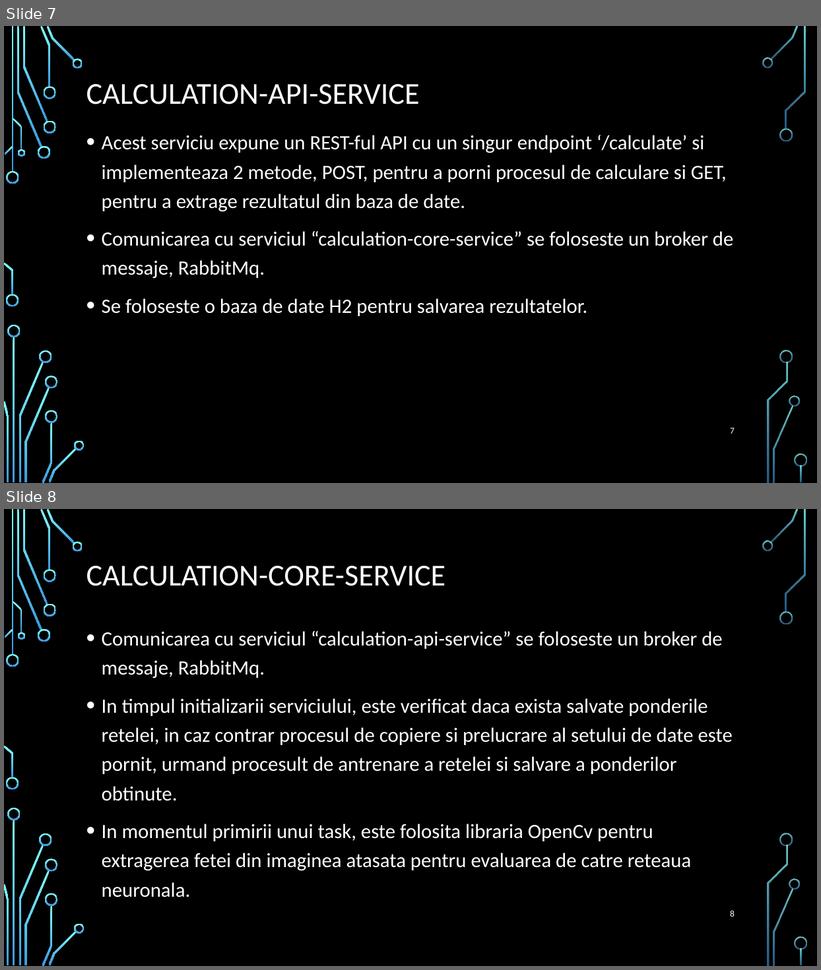
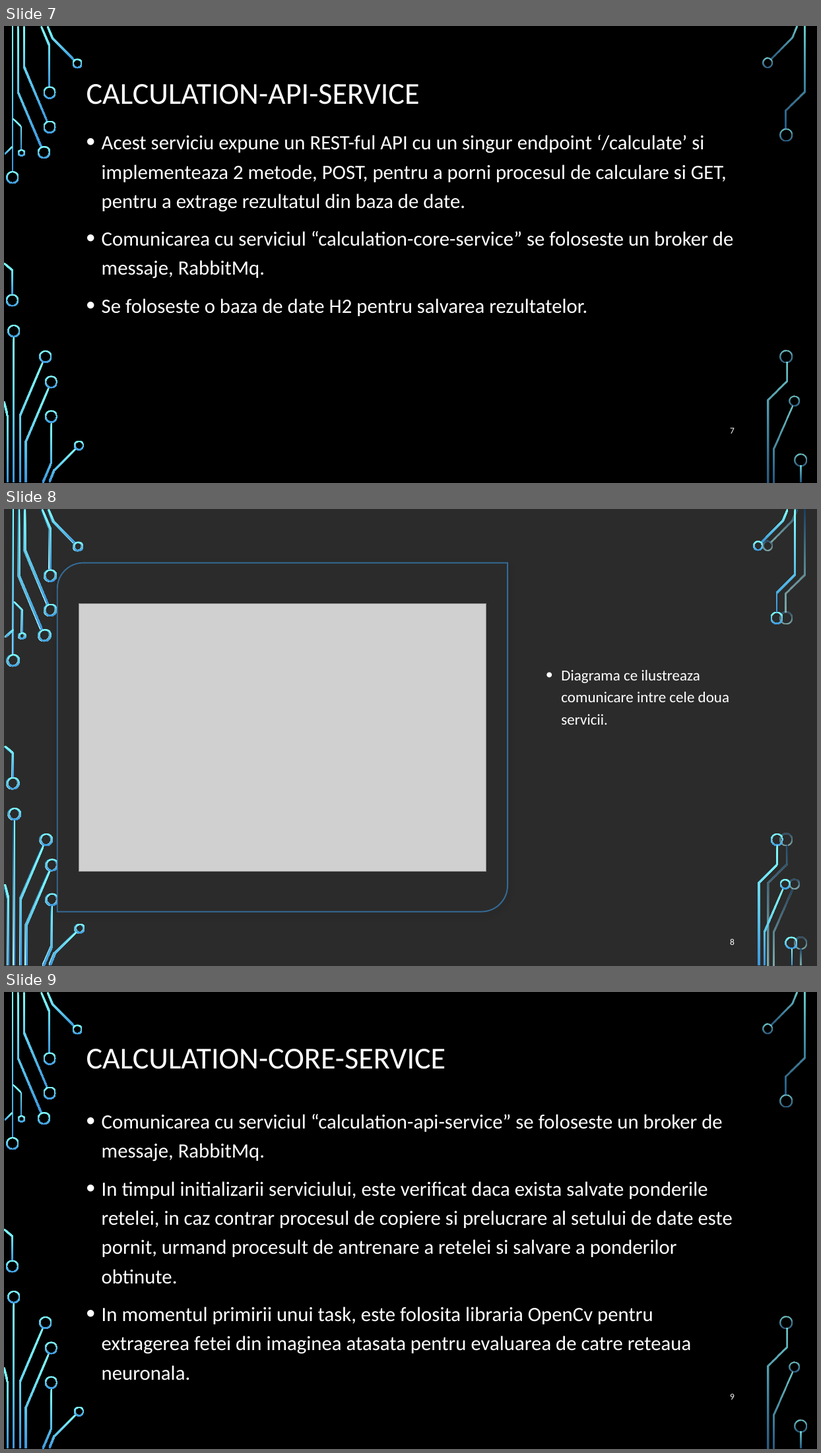
Before and after one commit to cristi-dorneanu/Agen, a slide deck: Licenta2018DorneanuCristian/AGEN.pptx. Shown one above the other, each under a label of ours: slides 7 and 8 before the commit, slides 7, 8 and 9 after it. The pictures are 821x970 and 821x1453 pixels, drawn with LibreOffice and Linux fonts; fonts in the diff are those of the drawing; grey boxes stand for pictures; background and template pictures are left out; a plain dark background stands for a picture behind light text. Boxes give left, top, right and bottom in pixels: in the first picture for what was removed or moved away, otherwise in the second. Text is boxed around its words. In the diff, an @@ line names an element or a change of style, - is before the commit and + after.

```diff
--- a/Licenta2018DorneanuCristian/AGEN.pptx
+++ b/Licenta2018DorneanuCristian/AGEN.pptx
@@ slide 8 added at [4,509,817,966], background picture (left out) @@
@@ round diag rect added at [57,562,507,912], fill #FFFFFF, outline #3D97DE 1.5 pt @@
@@ picture added at [79,603,486,872] @@
@@ text added at [561,670,729,725], 18 pt, text #FFFFFF @@
+• Diagrama ce ilustreaza comunicare intre cele doua servicii.
@@ page number added at [730,939,735,945], 10.5 pt, text #FFFFFF @@
+8
@@ group added at [4,509,798,966]: 33 freeform shapes, 3 rectangles @@
@@ group added at [4,509,807,966]: 33 freeform shapes, 3 rectangles @@
@@ what was slide 8 is now slide 9 @@
@@ page number at [730,1394,735,1400]: text changed @@
-8
+9
```
Also in this commit, not shown: 4 slides changed, 10 other slides added, 7 slides removed, 2 other files.
